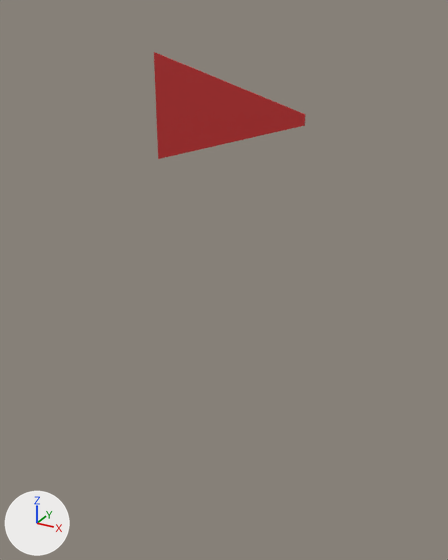
An edit to the FBX model Assets/3D Assets/Misc/Main_Flag.fbx, drawn before and after from the same camera.
Camera for both pictures: a 50 mm lens placed at (0.392, -0.567, 0.667), pointed at (0.067, 0.024, 0.371). The axes (+X, +Y, +Z) are drawn at lower left. The lights are the same throughout. Where no turn or scale is listed for an object, it has been applied to the vertices.

The scene before the commit, as lines of its bpy script (objects in view):
```python
me_mesh = bpy.data.meshes.new('Mesh')
me_mesh.from_pydata(...)  # 8 vertices, 6 faces; spans x -0.085..0.085, y -0.001..0.001, z -0.056..0.056
me_mesh.materials.append(mat_phong3)  # red #b82828
ob_flag = bpy.data.objects.new('Flag', me_mesh)
ob_flag.location = (0.083, 0.0, 0.569)
```
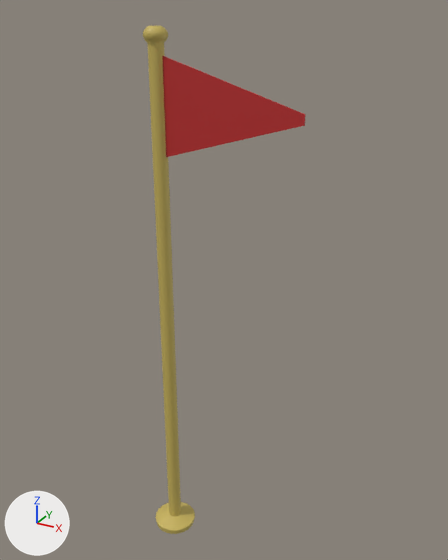
Commit message: aanother flag

Changed parts and their boxes [x1, y1, x2, y2] in the pictures (448 x 560 px):
'Pole', added (yellow): after [143, 26, 195, 534]

Patch to the scene script:
```diff
--- a/Assets/3D Assets/Misc/Main_Flag.fbx.py
+++ b/Assets/3D Assets/Misc/Main_Flag.fbx.py
@@ mat_flag_pole @@
+mat_flag_pole = principled_material('Flag_Pole')
+mat_flag_pole.base_color = (0.563, 0.44, 0.105)  # yellow #c6b15b
+mat_flag_pole.roughness = 0.553
@@ me_mesh_1 @@
+me_mesh_1.from_pydata(...)  # 220 vertices, 202 faces; spans x -0.029..0.029, y -0.029..0.029, z -0.323..0.339
+me_mesh_1.materials.append(mat_flag_pole)  # yellow #c6b15b
@@ ob_pole @@
+ob_pole = bpy.data.objects.new('Pole', me_mesh_1)
+ob_pole.location = (0.0, 0.0, 0.311)
```
